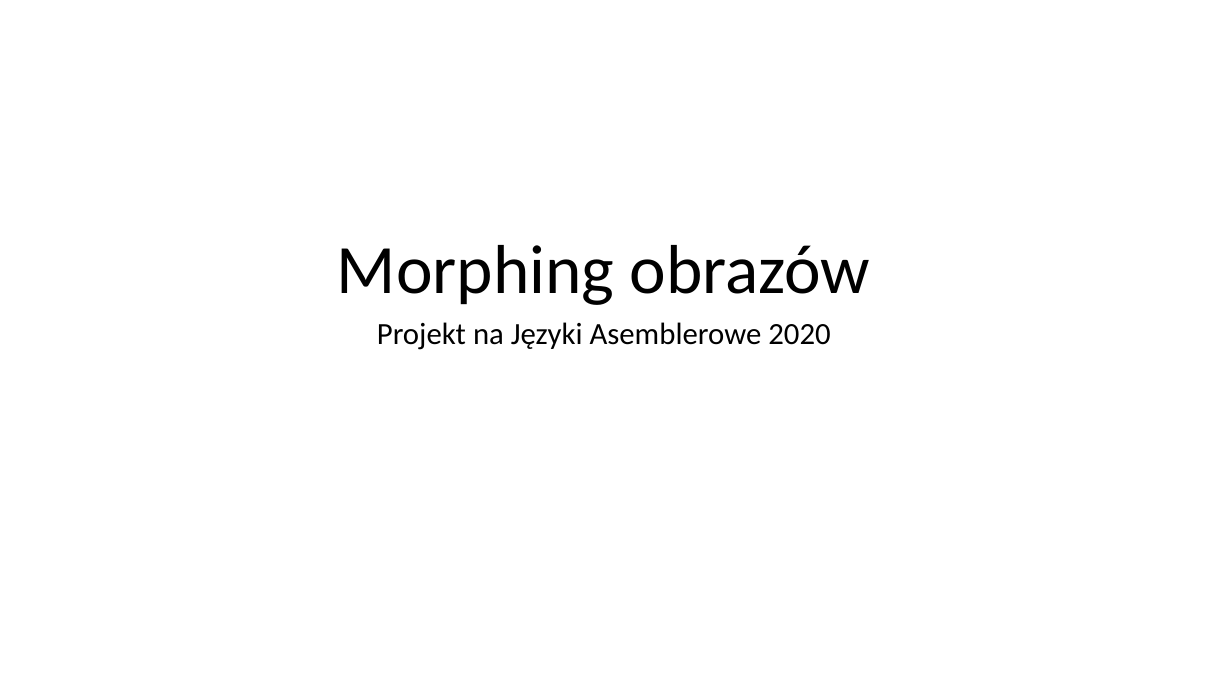
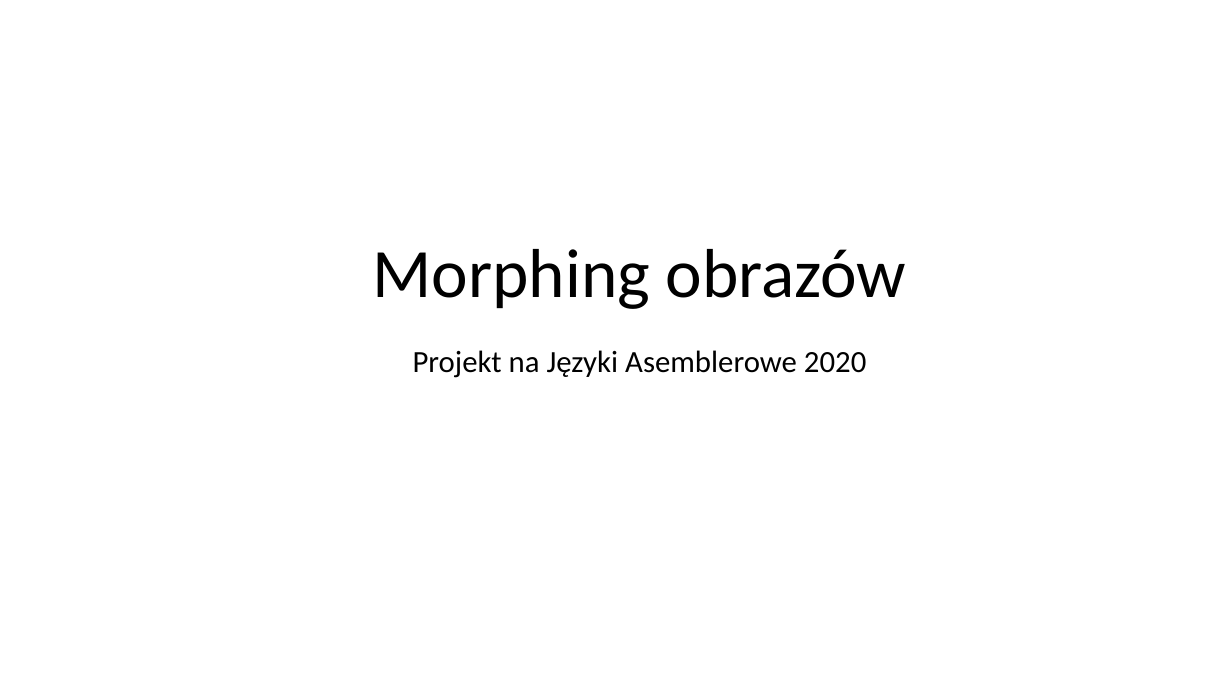
Before and after one commit to Gazda70/Image-Morphing, a slide deck: slide 1 of Morphing obrazów.pptx. Drawn at 1232x693 pixels with LibreOffice and Linux fonts; fonts in the diff are those of the drawing. Boxes give left, top, right and bottom in pixels: in the first picture for what was removed or moved away, otherwise in the second. Text is boxed around its words. In the diff, an @@ line names an element or a change of style, - is before the commit and + after.

```diff
--- a/Morphing obrazów.pptx
+++ b/Morphing obrazów.pptx
@@ title "Morphing obrazów": place and size @@
-title "Morphing obrazów" at [337, 245, 870, 305]
+title "Morphing obrazów" at [373, 249, 906, 309]
@@ subtitle "Projekt na Języki Asemblerowe 2020": place and size @@
-subtitle "Projekt na Języki Asemblerowe 2020" at [377, 322, 830, 350]
+subtitle "Projekt na Języki Asemblerowe 2020" at [413, 350, 866, 378]
```
Also in this commit, not shown: 1 other slide changed, 5 slides added, 2 slides removed, 2 other files.
